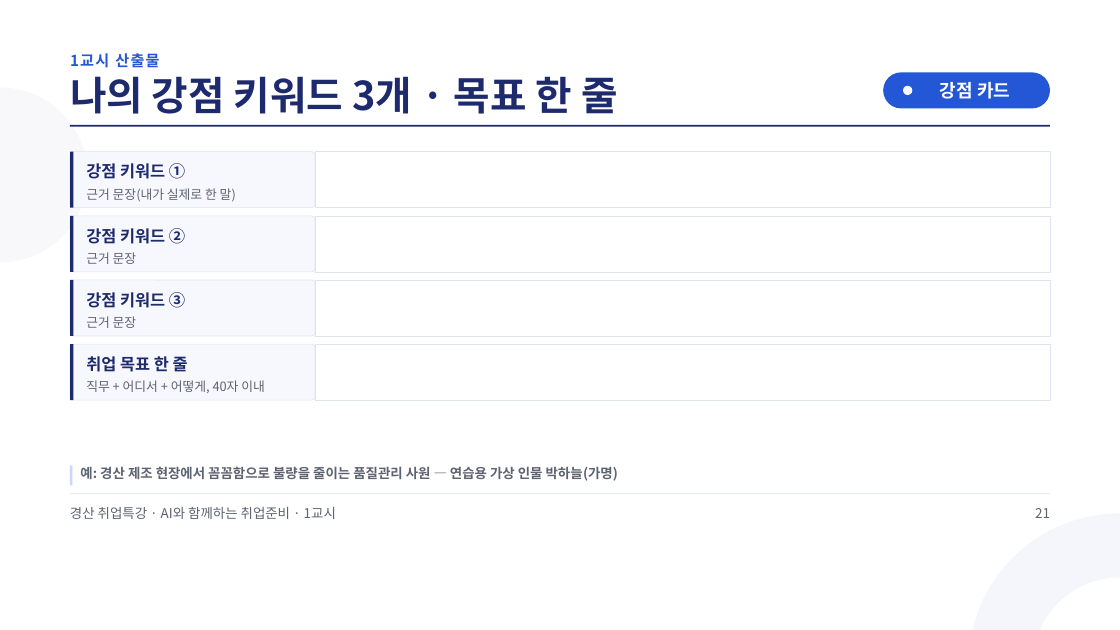
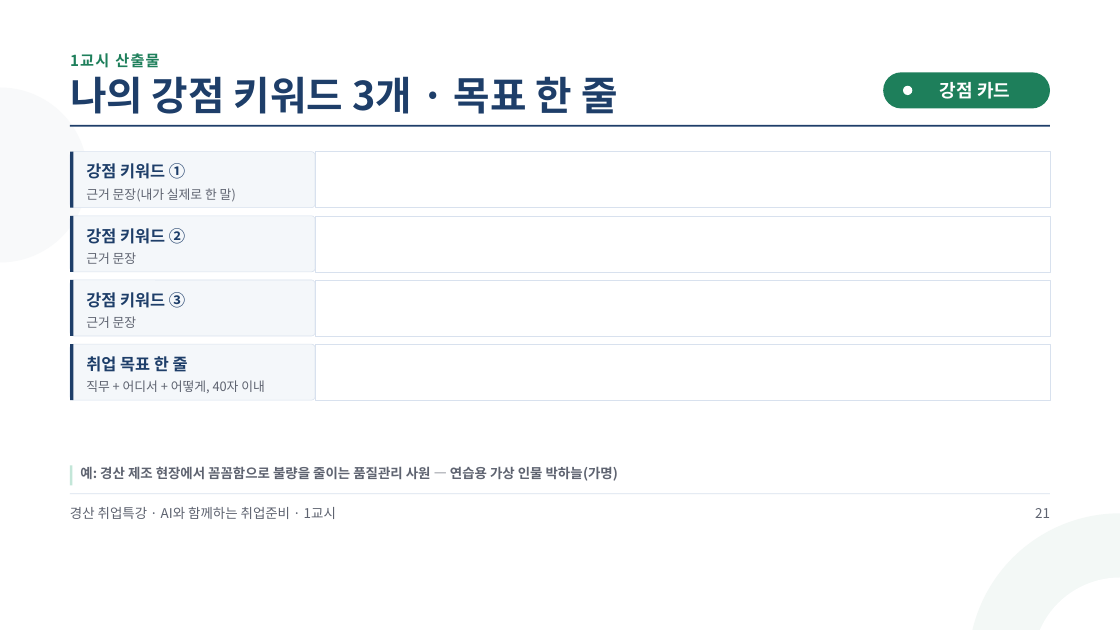
Before and after one commit to aebonlee/materials, a slide deck: slide 21 of gyeongsan/GSJOB_1교시_AI활용법.pptx. Drawn at 1120x630 pixels with LibreOffice and Linux fonts; fonts in the diff are those of the drawing. Boxes give left, top, right and bottom in pixels: in the first picture for what was removed or moved away, otherwise in the second. Text is boxed around its words. In the diff, an @@ line names an element or a change of style, - is before the commit and + after.

```diff
--- a/gyeongsan/GSJOB_1교시_AI활용법.pptx
+++ b/gyeongsan/GSJOB_1교시_AI활용법.pptx
@@ text "1교시 산출물" at [70, 53, 159, 68]: text colour #2457D6 to #1E7F5B @@
@@ ellipse at [0, 87, 87, 262]: fill #F8F8FA to #F8F9FA @@
@@ text "나의 강점 키워드 3개 · ..." at [70, 76, 617, 114]: text colour #1E2A6E to #1E3E69 @@
@@ rounded rectangle at [883, 72, 1050, 109]: fill #2457D6 to #1E7F5B @@
@@ text at [86, 163, 185, 179]: text colour #1E2A6E to #1E3E69 in "강점 키워드 ①" @@
@@ text at [86, 228, 185, 244]: text colour #1E2A6E to #1E3E69 in "강점 키워드 ②" @@
@@ text at [86, 292, 185, 308]: text colour #1E2A6E to #1E3E69 in "강점 키워드 ③" @@
@@ fill #1E2A6E to #1E3E69 in 5 elements at [70, 125, 1050, 127], [70, 152, 73, 208], [70, 216, 73, 272], [70, 280, 73, 336], [70, 344, 73, 400] @@
@@ fill #F6F8FD to #F4F7FA; outline #DEE3F0 0.75 pt to #D8E1EE 0.75 pt in 4 elements at [70, 152, 315, 208], [70, 216, 315, 272], [70, 280, 315, 336], [70, 344, 315, 400] @@
@@ text at [86, 353, 188, 375]: text colour #1E2A6E to #1E3E69 in "취업 목표 한 줄" @@
@@ rectangle at [70, 465, 72, 485]: fill #C9D7FF to #C3E6D8 @@
```
Also in this commit, not shown: 23 other slides changed, 7 other files.
